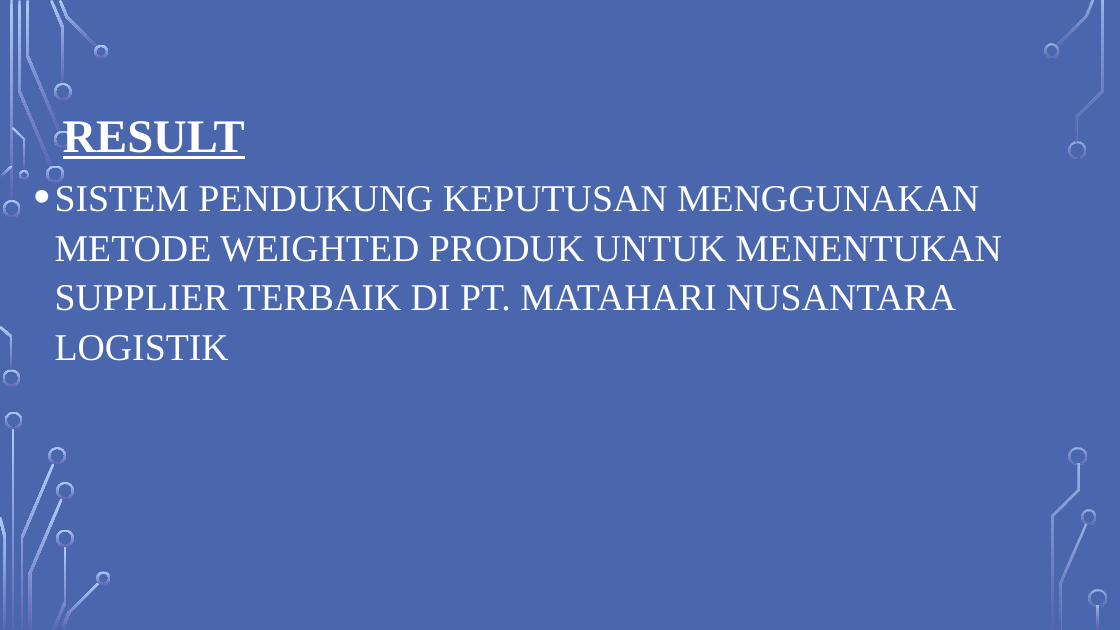
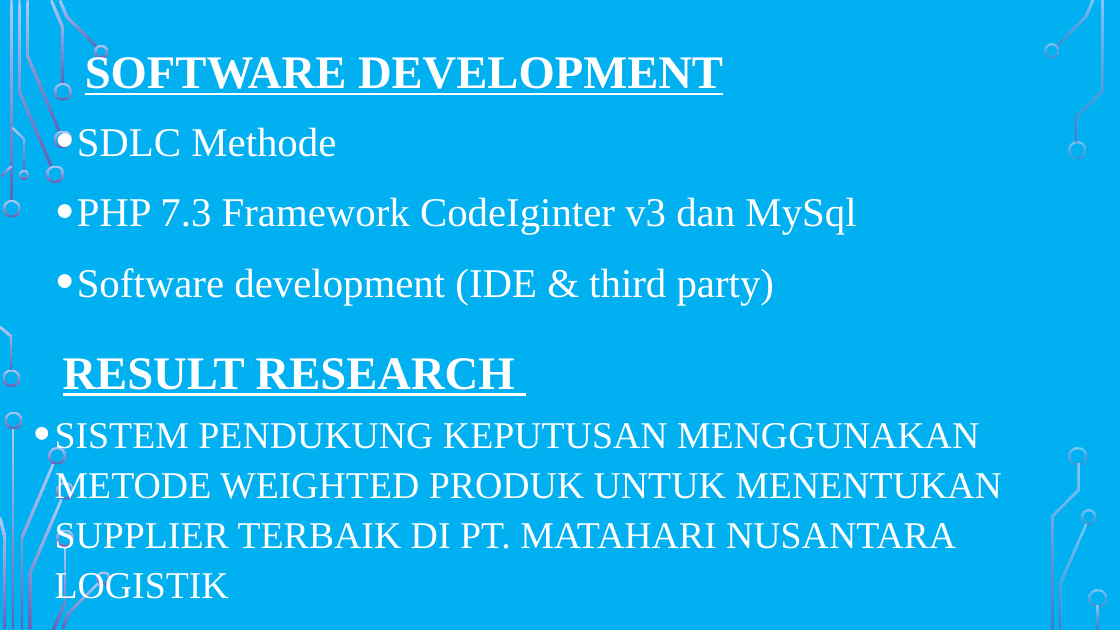
Before and after one commit to MYusron12/repository-detail-skripsi, a slide deck: slide 9 of skripsi ppt.pptx. Drawn at 1120x630 pixels with LibreOffice and Linux fonts; fonts in the diff are those of the drawing; background and template pictures are left out. Boxes give left, top, right and bottom in pixels: in the first picture for what was removed or moved away, otherwise in the second. Text is boxed around its words. In the diff, an @@ line names an element or a change of style, - is before the commit and + after.

```diff
--- a/skripsi ppt.pptx
+++ b/skripsi ppt.pptx
@@ text added at (x1=85, y1=52, x2=723, y2=95), 40 pt, text #FFFFFF, bold, underline @@
+SOFTWARE DEVELOPMENT
@@ text added at (x1=77, y1=127, x2=856, y2=305), 35 pt, text #FFFFFF @@
+• SDLC Methode
+• PHP 7.3 Framework CodeIginter v3 dan MySql
+• Software development (IDE & third party)
@@ text at (x1=63, y1=358, x2=515, y2=396): text changed @@
-RESULT
+RESULT RESEARCH
@@ text "SISTEM PENDUKUNG KEPUTUSAN MENGGUNAKAN METODE ..." rewrapped from (x1=55, y1=186, x2=1002, y2=361) to (x1=55, y1=423, x2=1002, y2=606) @@
```
Also in this commit, not shown: 3 other slides changed, 6 slides added, 3 slides removed, 1 other file.
